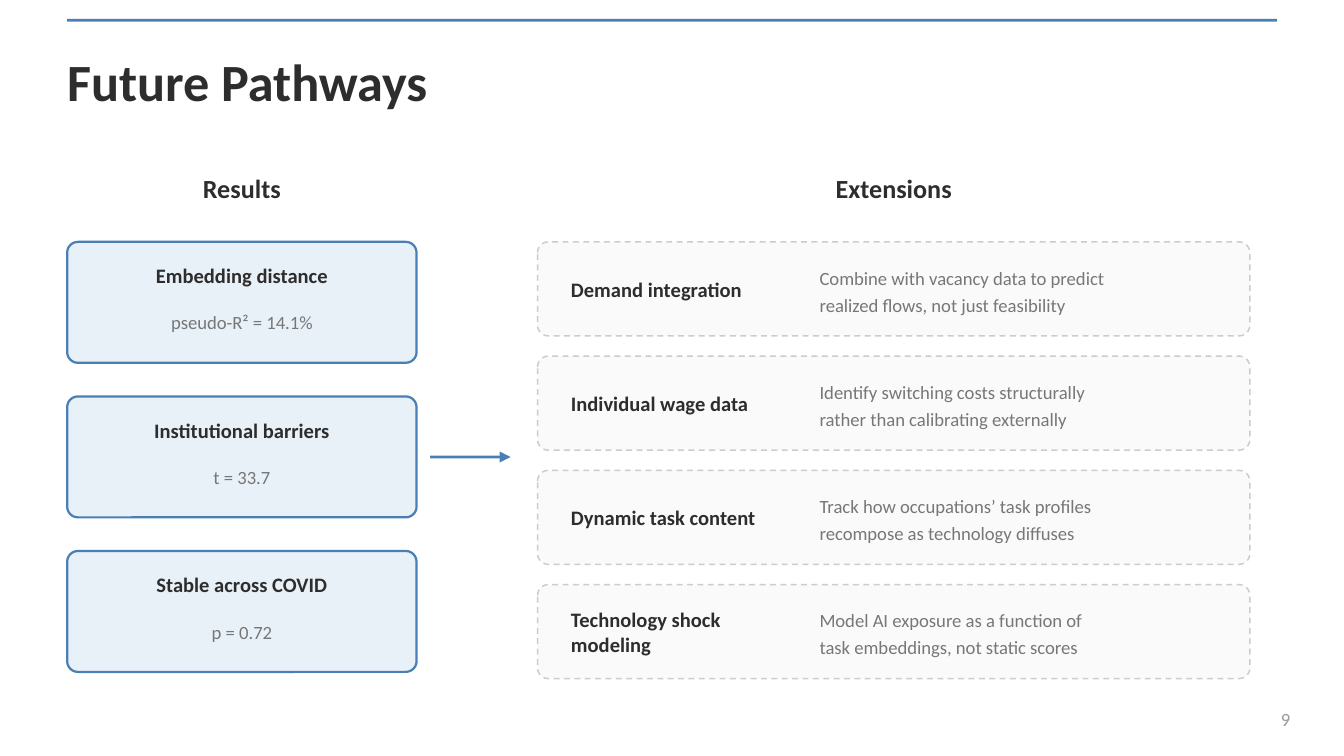
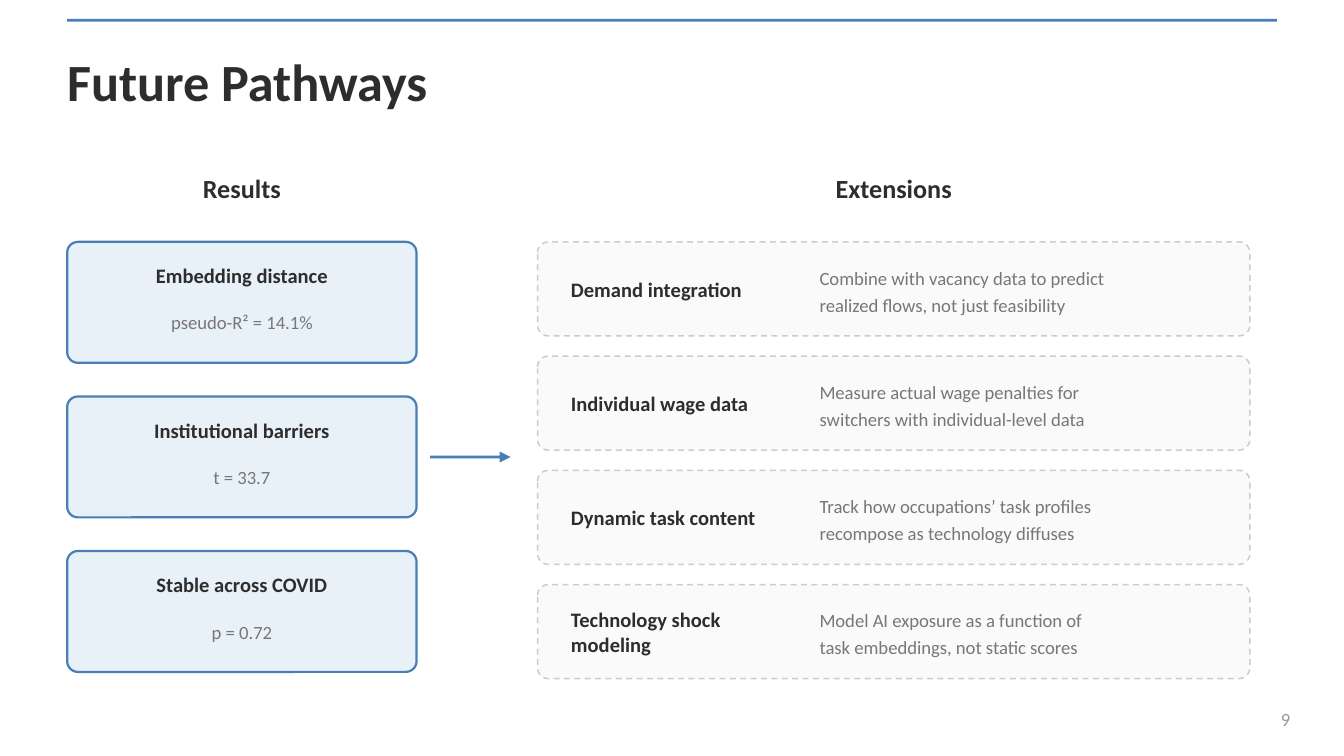
Before and after one commit to spencer2718/task-space-model, a slide deck: slide 9 of writing/presentation/task_embeddings_deck.pptx. Drawn at 1344x756 pixels with LibreOffice and Linux fonts; fonts in the diff are those of the drawing. Boxes give left, top, right and bottom in pixels: in the first picture for what was removed or moved away, otherwise in the second. Text is boxed around its words. In the diff, an @@ line names an element or a change of style, - is before the commit and + after.

```diff
--- a/writing/presentation/task_embeddings_deck.pptx
+++ b/writing/presentation/task_embeddings_deck.pptx
@@ text at (x1=820, y1=386, x2=1084, y2=426): text changed @@
-Identify switching costs structurally
-rather than calibrating externally
+Measure actual wage penalties for
+switchers with individual-level data
```
Also in this commit, not shown: 1 other slide changed, 7 other files.
